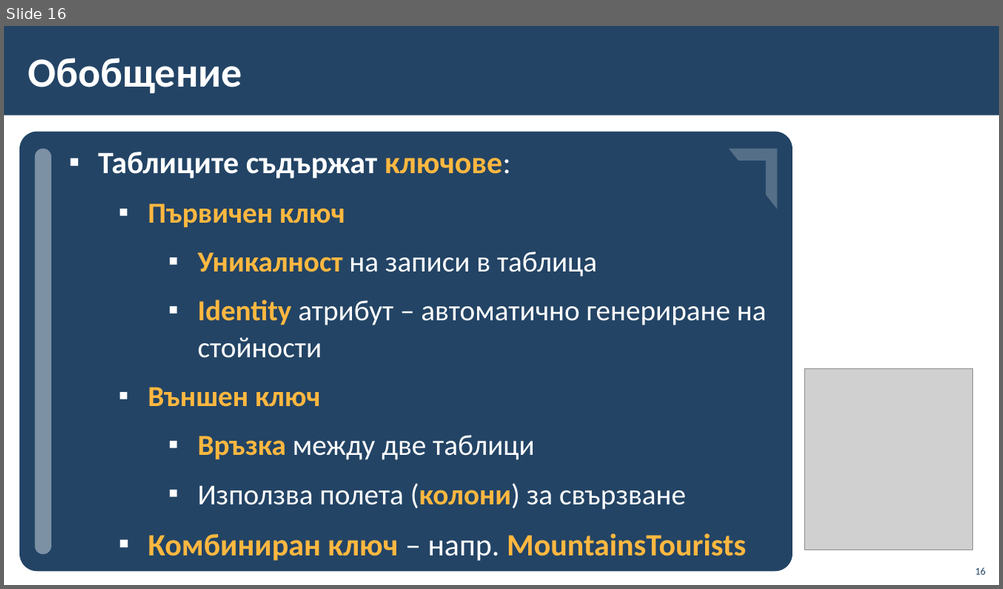
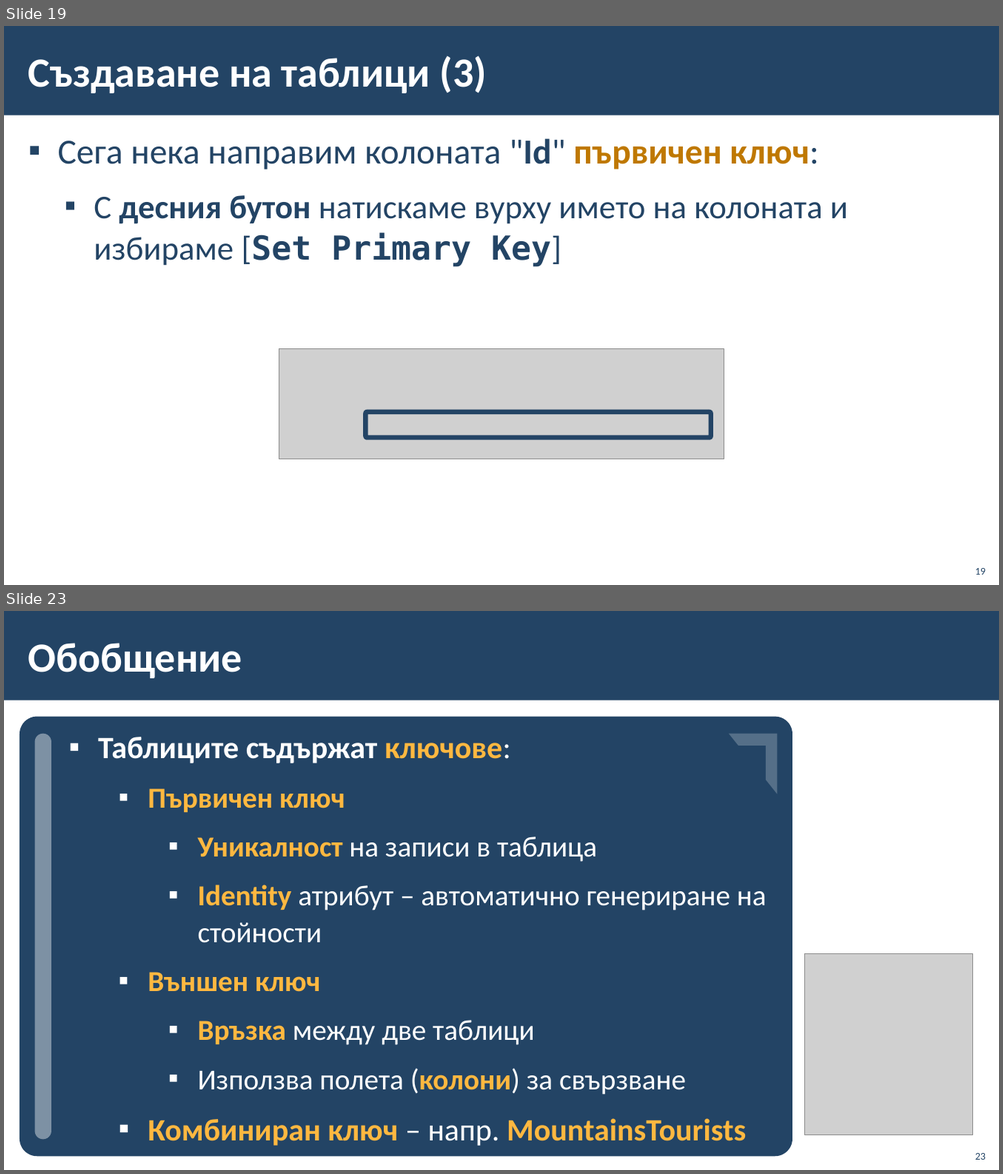
Before and after one commit to BG-IT-Edu/School-Programming, a slide deck: Courses/Software-Sciences/Module-3-Databases-New/07-Modeling-Databases/06-Modeling-Databases.pptx. Shown one above the other, each under a label of ours: slide 16 before the commit, slides 19 and 23 after it; the slides between them are not shown. The pictures are 1003x589 and 1003x1174 pixels, drawn with LibreOffice and Linux fonts; fonts in the diff are those of the drawing; grey boxes stand for pictures; background and template pictures are left out. Boxes give left, top, right and bottom in pixels: in the first picture for what was removed or moved away, otherwise in the second. Text is boxed around its words. In the diff, an @@ line names an element or a change of style, - is before the commit and + after.

```diff
--- a/Courses/Software-Sciences/Module-3-Databases-New/07-Modeling-Databases/06-Modeling-Databases.pptx
+++ b/Courses/Software-Sciences/Module-3-Databases-New/07-Modeling-Databases/06-Modeling-Databases.pptx
@@ slide 19 added at bbox=[4, 26, 999, 585], background #FFFFFF; not listed: 1 template element that a slide beside it also shows @@
@@ title added at bbox=[28, 56, 486, 93], 40 pt, text #FFFFFF, bold @@
+Създаване на таблици (3)
@@ text added at bbox=[58, 138, 848, 267], 32 pt, text #234465 @@
+▪ Сега нека направим колоната "Id" първичен ключ:
+  ▪ С десния бутон натискаме вурху името на колоната и избираме [Set Primary Key]
@@ picture added at bbox=[279, 349, 723, 460] @@
@@ rounded rectangle added at bbox=[366, 412, 711, 438], outline #234465 4.5 pt @@
@@ page number added at bbox=[975, 568, 985, 575], 10 pt, text #234465 @@
+19
@@ what was slide 16 is now slide 23 @@
@@ page number at bbox=[975, 1153, 985, 1160]: text changed @@
-16
+23
```
Also in this commit, not shown: 2 slides changed, 6 other slides added.
